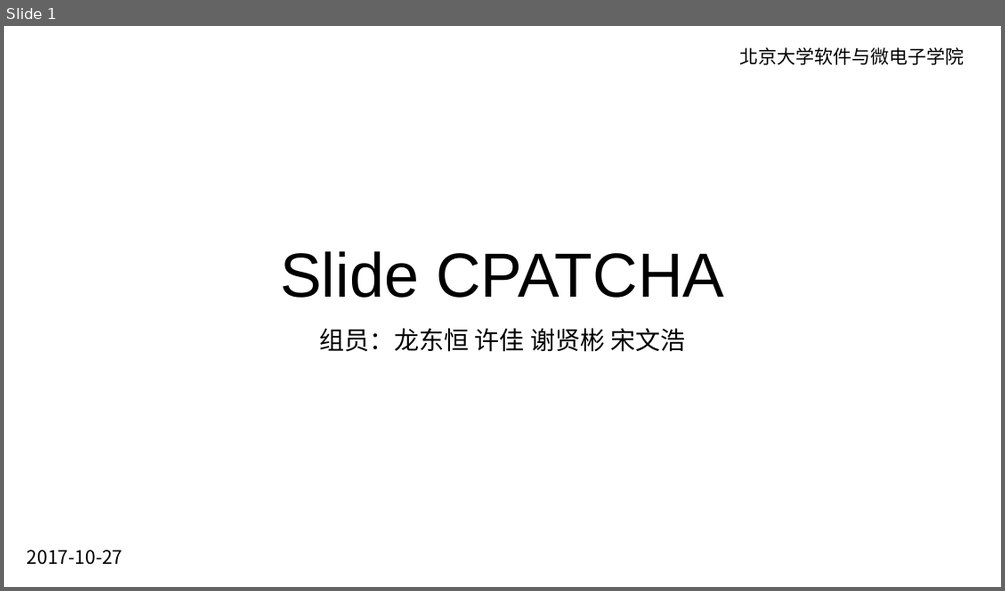
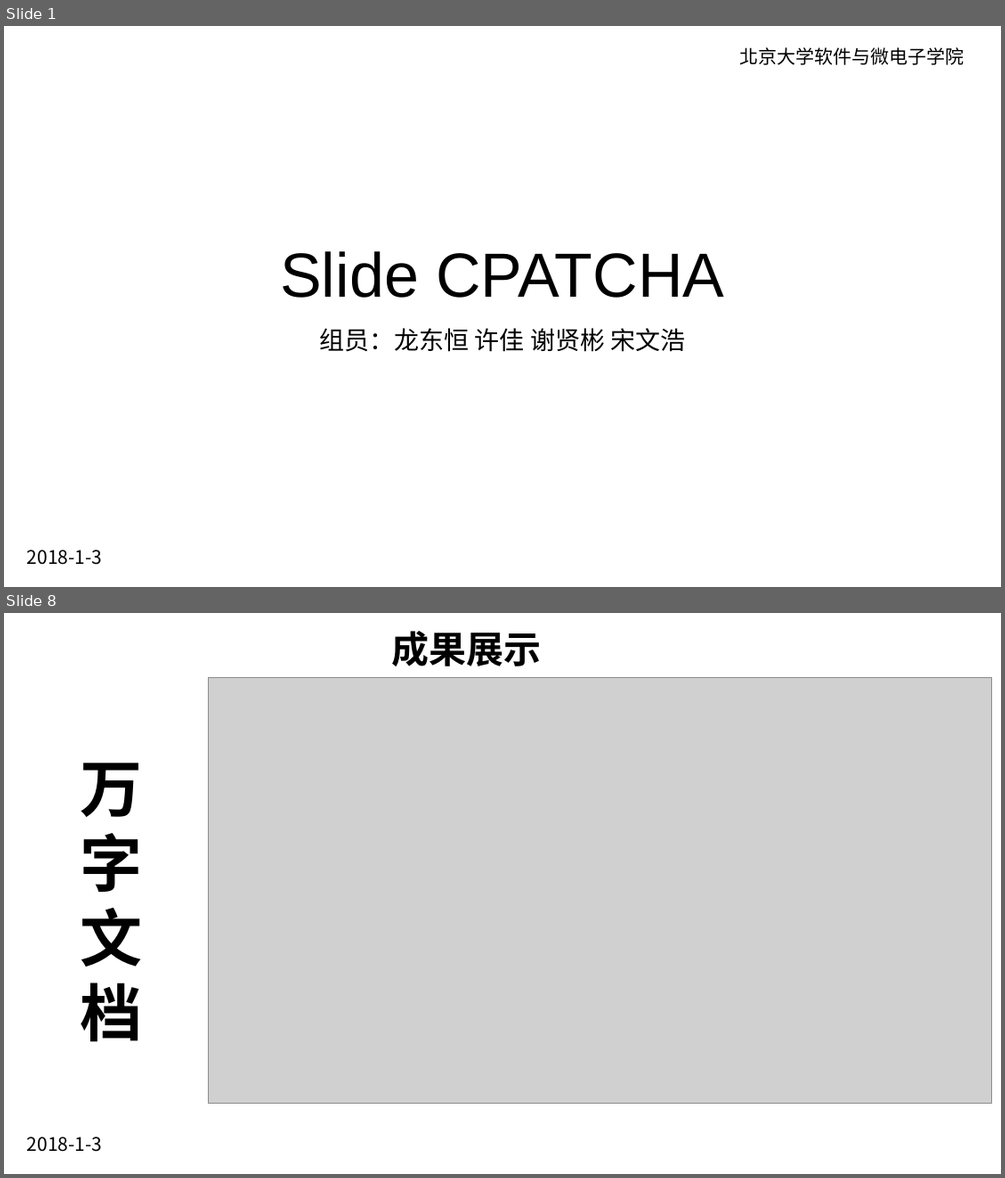
Before and after one commit to kebreathing/Slide-CPATCHA, a slide deck: ppt/Slide-CPATCHA-结题报告.pptx. Shown one above the other, each under a label of ours: slide 1 before the commit, slides 1 and 8 after it; the slides between them are not shown. The pictures are 1005x591 and 1005x1178 pixels, drawn with LibreOffice and Linux fonts; fonts in the diff are those of the drawing; grey boxes stand for pictures; background and template pictures are left out. Boxes give left, top, right and bottom in pixels: in the first picture for what was removed or moved away, otherwise in the second. Text is boxed around its words. In the diff, an @@ line names an element or a change of style, - is before the commit and + after.

```diff
--- a/ppt/Slide-CPATCHA-结题报告.pptx
+++ b/ppt/Slide-CPATCHA-结题报告.pptx
@@ slide 8 added at [4,613,1001,1174], background picture (left out) @@
@@ text added at [392,631,542,666], 36 pt, text #000000, bold @@
+成果展示
@@ picture added at [208,678,991,1103] @@
@@ text added at [80,763,142,1042], 60 pt, text #000000, bold @@
+万
+字
+文
+档
@@ text added at [27,1136,102,1151], 18 pt, text #000000 @@
+2018-1-3
@@ slide 1 changed as well @@
@@ text removed at [27,549,123,564] @@
-2017-10-27
@@ text added at [27,549,102,564], 18 pt, text #000000 @@
+2018-1-3
```
Also in this commit, not shown: 3 other slides changed, 5 other slides added, 11 slides removed, 1 other file.
